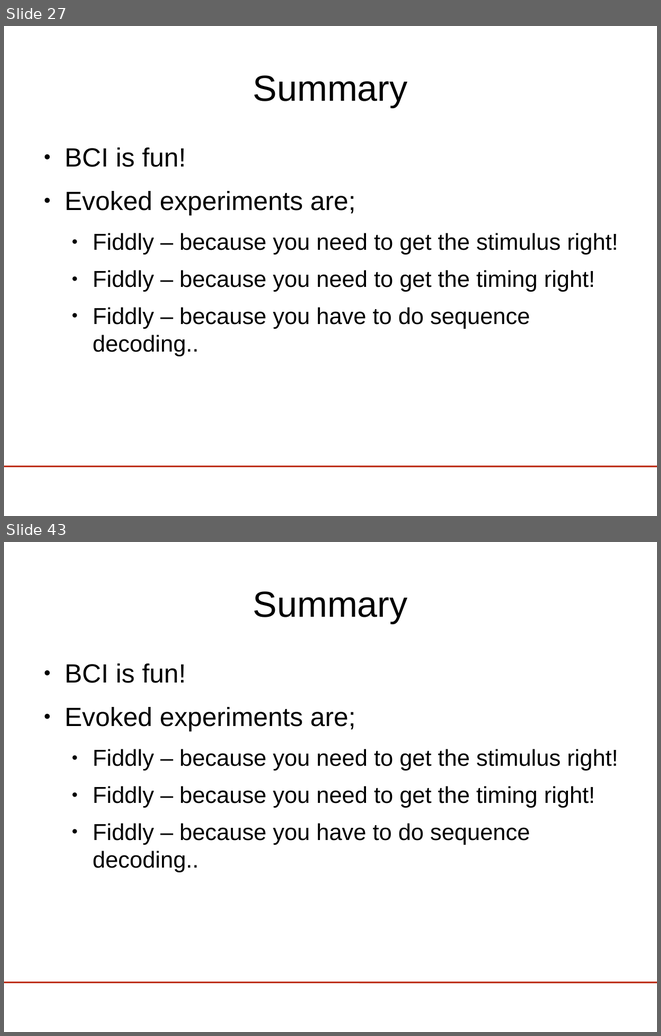
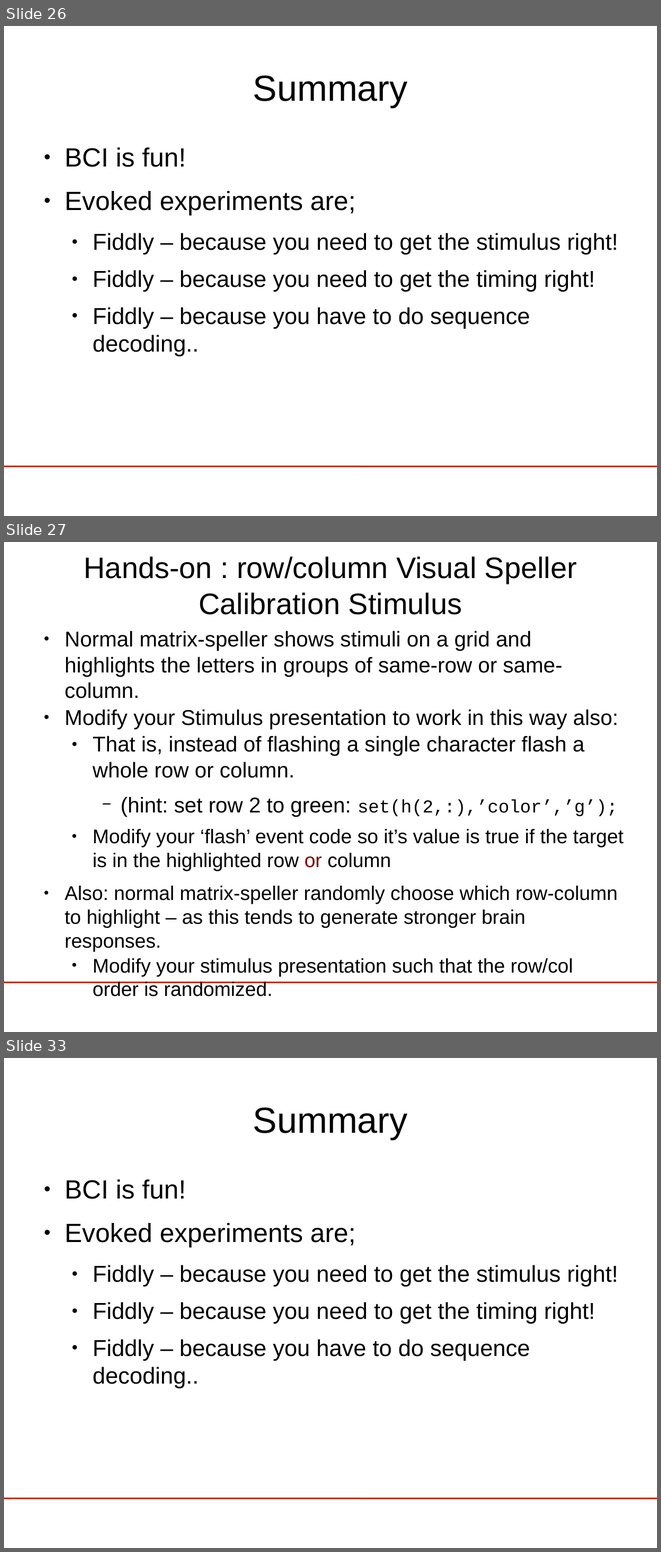
Before and after one commit to riccardosamperna/buffer_bci, a slide deck: tutorial/lect5-visspell/visualSpeller.odp. Shown one above the other, each under a label of ours: slides 27 and 43 before the commit, slides 26, 27 and 33 after it; the slides between them are not shown. The pictures are 661x1036 and 661x1552 pixels, drawn with LibreOffice and Linux fonts; fonts in the diff are those of the drawing; background and template pictures are left out. Boxes give left, top, right and bottom in pixels: in the first picture for what was removed or moved away, otherwise in the second. Text is boxed around its words. In the diff, an @@ line names an element or a change of style, - is before the commit and + after.

```diff
--- a/tutorial/lect5-visspell/visualSpeller.odp
+++ b/tutorial/lect5-visspell/visualSpeller.odp
@@ slide 27 added at [4,542,657,1032], background #FFFFFF; not listed: 1 template element that a slide beside it also shows @@
@@ title added at [84,556,577,615], 36 pt, text #000000 @@
+Hands-on : row/column Visual Speller Calibration Stimulus
@@ text added at [64,631,624,976], 24 pt, text #000000 @@
+● Normal matrix-speller shows stimuli on a grid and highlights the letters in groups of same-row or same-column.
+● Modify your Stimulus presentation to work in this way also:
+  ● That is, instead of flashing a single character flash a whole row or column.
+    − (hint: set row 2 to green: set(h(2,:),’color’,’g’);
+  ● Modify your ‘flash’ event code so it’s value is true if the target is in the highlighted row or column
+● Also: normal matrix-speller randomly choose which row-column to highlight – as this tends to generate stronger brain responses.
+  ● Modify your stimulus presentation such that the row/col order is randomized.
@@ what was slide 27 is now slide 26 @@
@@ what was slide 43 is now slide 33 @@
```
Also in this commit, not shown: 1 slide changed, 5 other slides added, 16 slides removed, 3 other files.
